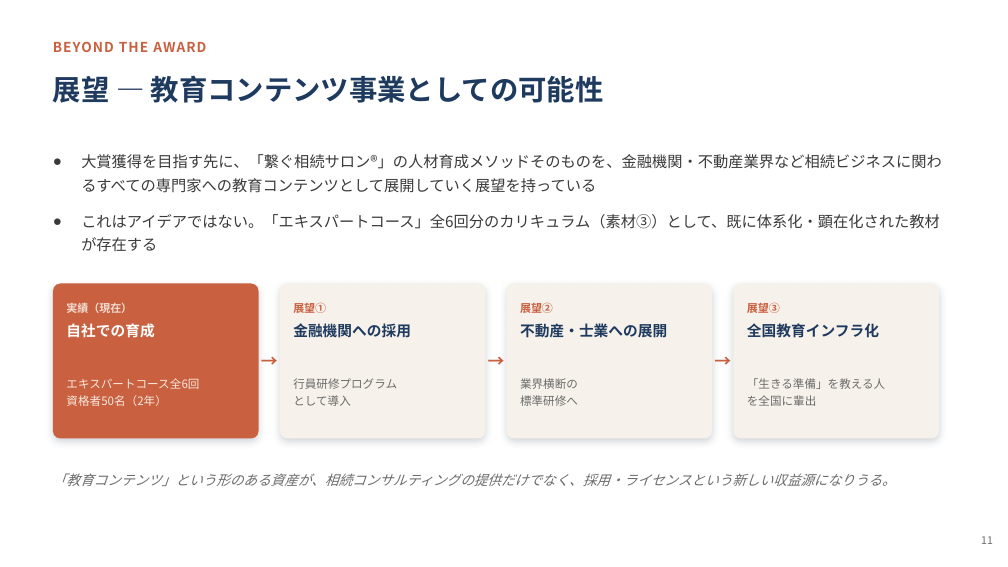
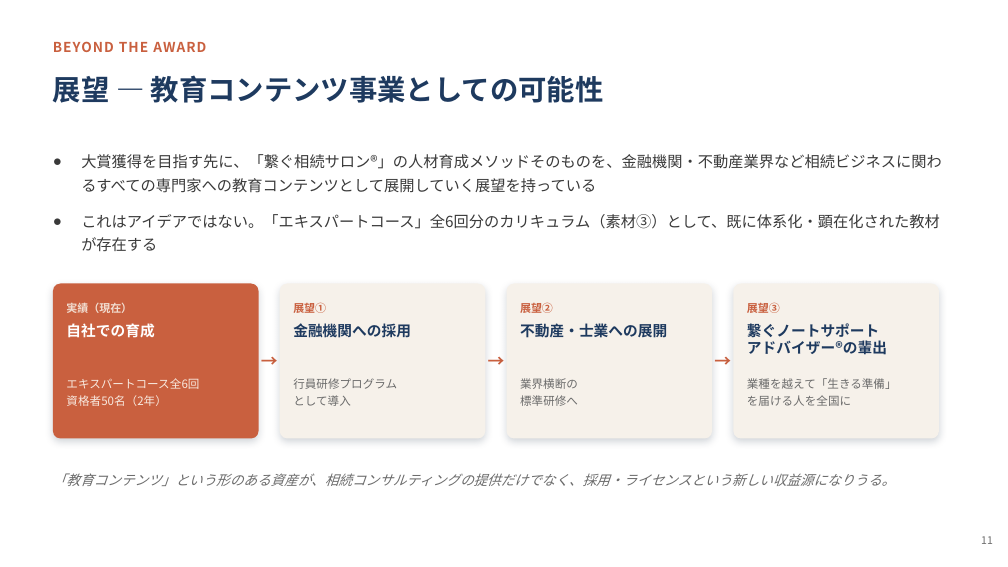
Before and after one commit to Megu124/tsunagusouzoku, a slide deck: slide 11 of manuscript/革新ビジネスアワード2026_ファイナル_100億市場ストーリー整理.pptx. Drawn at 1008x567 pixels with LibreOffice and Linux fonts; fonts in the diff are those of the drawing. Boxes give left, top, right and bottom in pixels: in the first picture for what was removed or moved away, otherwise in the second. Text is boxed around its words. In the diff, an @@ line names an element or a change of style, - is before the commit and + after.

```diff
--- a/manuscript/革新ビジネスアワード2026_ファイナル_100億市場ストーリー整理.pptx
+++ b/manuscript/革新ビジネスアワード2026_ファイナル_100億市場ストーリー整理.pptx
@@ text at box(747, 323, 887, 355): text changed @@
-全国教育インフラ化
+繋ぐノートサポート
+アドバイザー®の輩出
@@ text at box(747, 378, 897, 406): text changed @@
-「生きる準備」を教える人
-を全国に輩出
+業種を越えて「生きる準備」
+を届ける人を全国に
```
Also in this commit, not shown: 1 other file.
